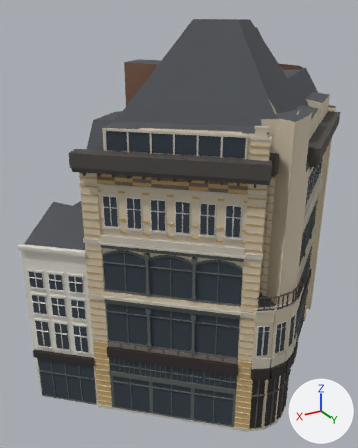
Before and after pictures for a commit that changed the glTF model public/canal-drive/models/leidsestraat-1.glb.
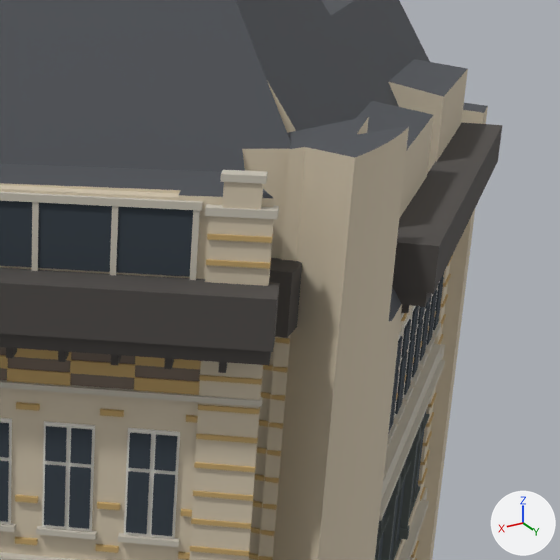
Each version appears first whole from a 50 mm lens placed at (22.7, 26.0, 31.0), pointed at (1.3, -9.6, 13.2), and next in a close-up on the part from 52% to 100% of the width and 16% to 55% of the height. The axes (+X, +Y, +Z) are drawn at lower right. The lights are the same throughout. The first two pictures are the older version. Where no turn or scale is listed for an object, it has been applied to the vertices. Vertices at exactly the same position are counted once.

In view in the first close-up: 'leidsestraat-1'.
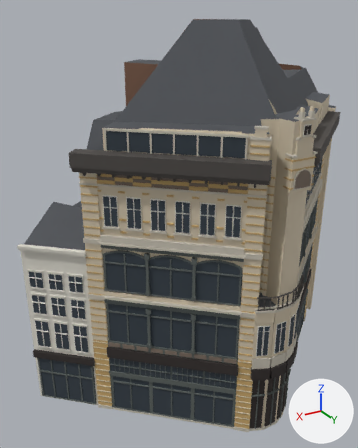
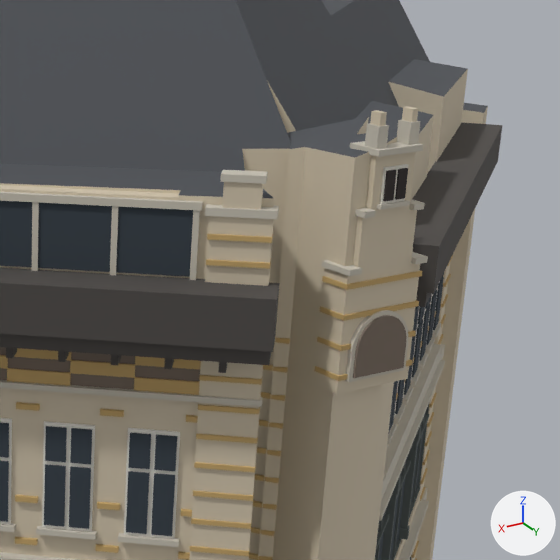
Boxes [x1, y1, x2, y2] around the edits, measured in the close-ups (560 x 560 px; the box of a moved part takes in the faces that stretch with it):
part 1 of me_leidsestraat_1, moved or reshaped: before [269, 258, 302, 338]; after [353, 209, 417, 272]
part 2 of me_leidsestraat_1, added: after [370, 110, 387, 126]
part 3 of me_leidsestraat_1, added: after [402, 106, 418, 122]
part 4 of me_leidsestraat_1, added: after [365, 123, 389, 149]
part 5 of me_leidsestraat_1, added: after [397, 119, 421, 145]
part 6 of me_leidsestraat_1, added: after [314, 141, 428, 394]
part 7 of me_leidsestraat_1, built on: before [409, 489, 420, 518]; after [409, 404, 429, 560]

The change, as a list of edits to the scene's bpy script:
```text
Change me_leidsestraat_1:
    used by ob_leidsestraat_1; location = (0.17, -9.96, 15.26)
    remove me_leidsestraat_1.from_pydata(...)  # 6210 vertices, 9663 faces; spans x -15.6..15.6, y -14.0..14.0, z -15.3..15.3
    add me_leidsestraat_1.from_pydata(...)  # 6550 vertices, 10203 faces; spans x -15.6..15.6, y -14.0..14.0, z -15.3..15.3
    me_leidsestraat_1 part 1: the loose piece of 8 vertices spanning x 0.5..2.2, y 10.9..12.6, z 5.8..7.2 is turned 54.4 degrees about the z axis through its middle and scaled by 0.845, then moved by (-1.6, 1.5, 1.3), in mat_stone (beige #d3c6ae)
    me_leidsestraat_1 part 2: a new loose piece, a box spanning x 0.11..0.25, y 13.33..13.59, z 10.08..10.32, in mat_stone (beige #d3c6ae)
    me_leidsestraat_1 part 3: a new loose piece, a box spanning x -0.69..-0.55, y 13.34..13.6, z 10.08..10.32, in mat_stone (beige #d3c6ae)
    me_leidsestraat_1 part 4: a new loose piece, a box spanning x 0.06..0.31, y 13.29..13.63, z 9.66..10.08, in mat_sandstone (light grey #c8c2b4)
    me_leidsestraat_1 part 5: a new loose piece, a box spanning x -0.74..-0.49, y 13.3..13.65, z 9.66..10.08, in mat_sandstone (light grey #c8c2b4)
    me_leidsestraat_1 part 6: 196 vertices added at x -1.2..0.8, y 12.9..13.8, z 4.8..9.7
    me_leidsestraat_1 part 7: 3 vertices moved within x -12.5..-12.4, y 3.8..3.9, z -11.6..-3.6; 24 vertices added at x -12.5..-12.3, y 3.8..4.0, z -15.0..-0.2
    other edits to the shape of me_leidsestraat_1 do not show in these pictures
```
